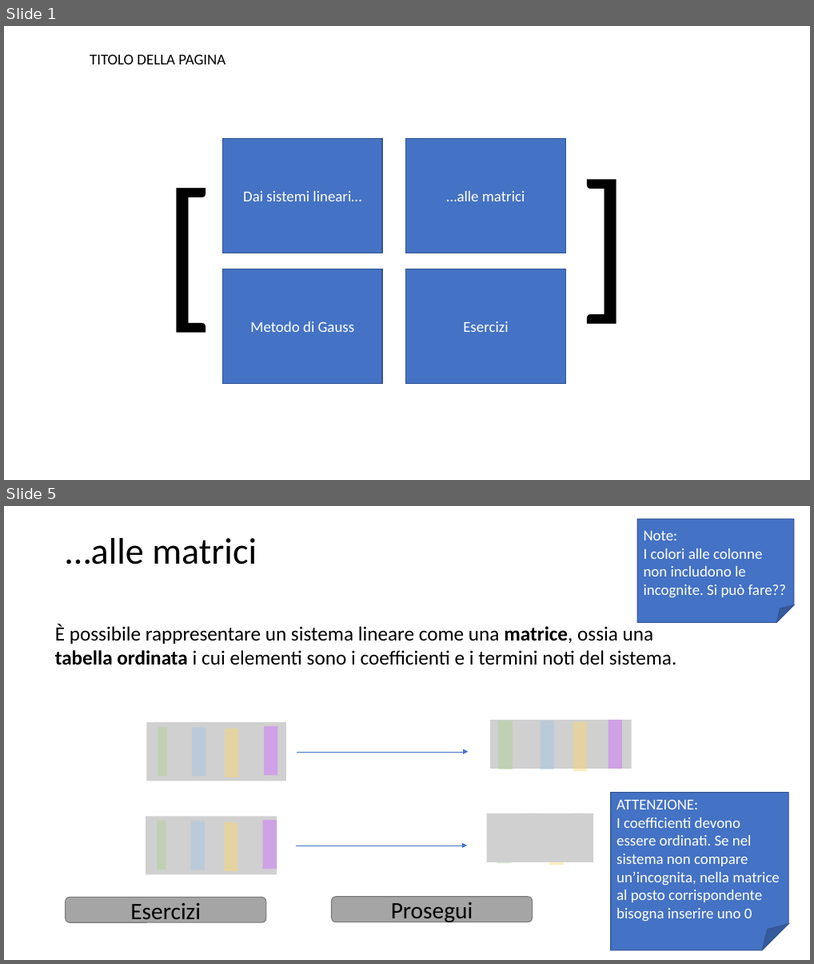
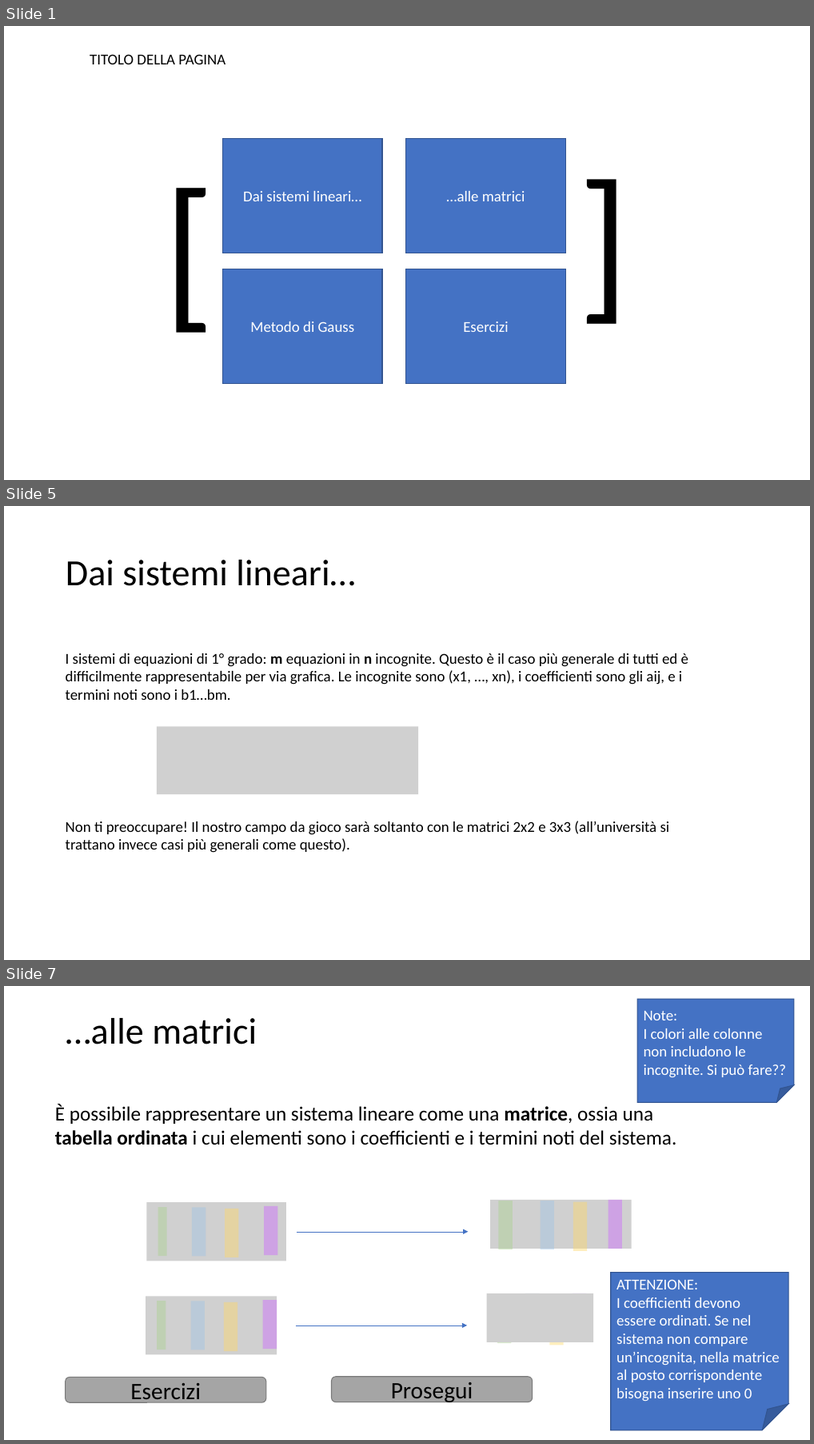
Before and after one commit to matteodelv/GaussLinearSystems, a slide deck: Presentazione.pptx. Shown one above the other, each under a label of ours: slides 1 and 5 before the commit, slides 1, 5 and 7 after it; the slides between them are not shown. The pictures are 814x964 and 814x1444 pixels, drawn with LibreOffice and Linux fonts; fonts in the diff are those of the drawing; grey boxes stand for pictures. Boxes give left, top, right and bottom in pixels: in the first picture for what was removed or moved away, otherwise in the second. Text is boxed around its words. In the diff, an @@ line names an element or a change of style, - is before the commit and + after.

Commit message:
Aggiornamento della prima parte sui sistemi

```diff
--- a/Presentazione.pptx
+++ b/Presentazione.pptx
@@ slide 5 added at <box>4,506,810,960</box>, background #FFFFFF @@
@@ title added at <box>66,560,355,586</box>, 44 pt, text #000000 @@
+Dai sistemi lineari…
@@ text added at <box>66,653,689,700</box>, 18 pt, text #000000 @@
+I sistemi di equazioni di 1° grado: m equazioni in n incognite. Questo è il caso più generale di tutti ed è difficilmente rappresentabile per via grafica. Le incognite sono (x1, …, xn), i coefficienti sono gli aij, e i termini noti sono i b1…bm.
@@ picture added at <box>157,726,418,794</box> @@
@@ text added at <box>66,820,670,852</box>, 18 pt, text #000000 @@
+Non ti preoccupare! Il nostro campo da gioco sarà soltanto con le matrici 2x2 e 3x3 (all’università si trattano invece casi più generali come questo).
@@ what was slide 5 is now slide 7 @@
```
Also in this commit, not shown: 2 slides changed, 5 other slides added, 2 slides removed.
